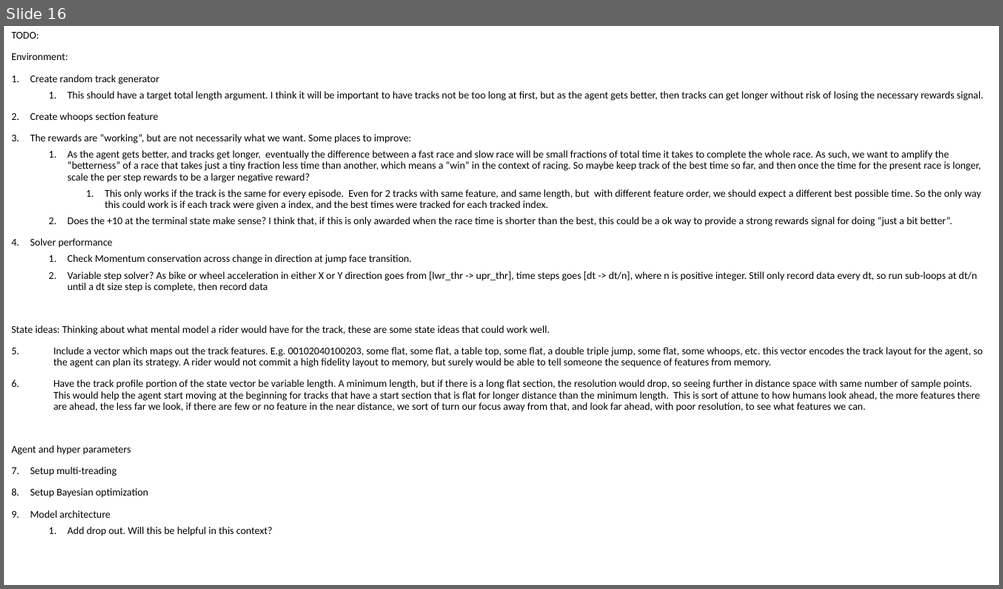
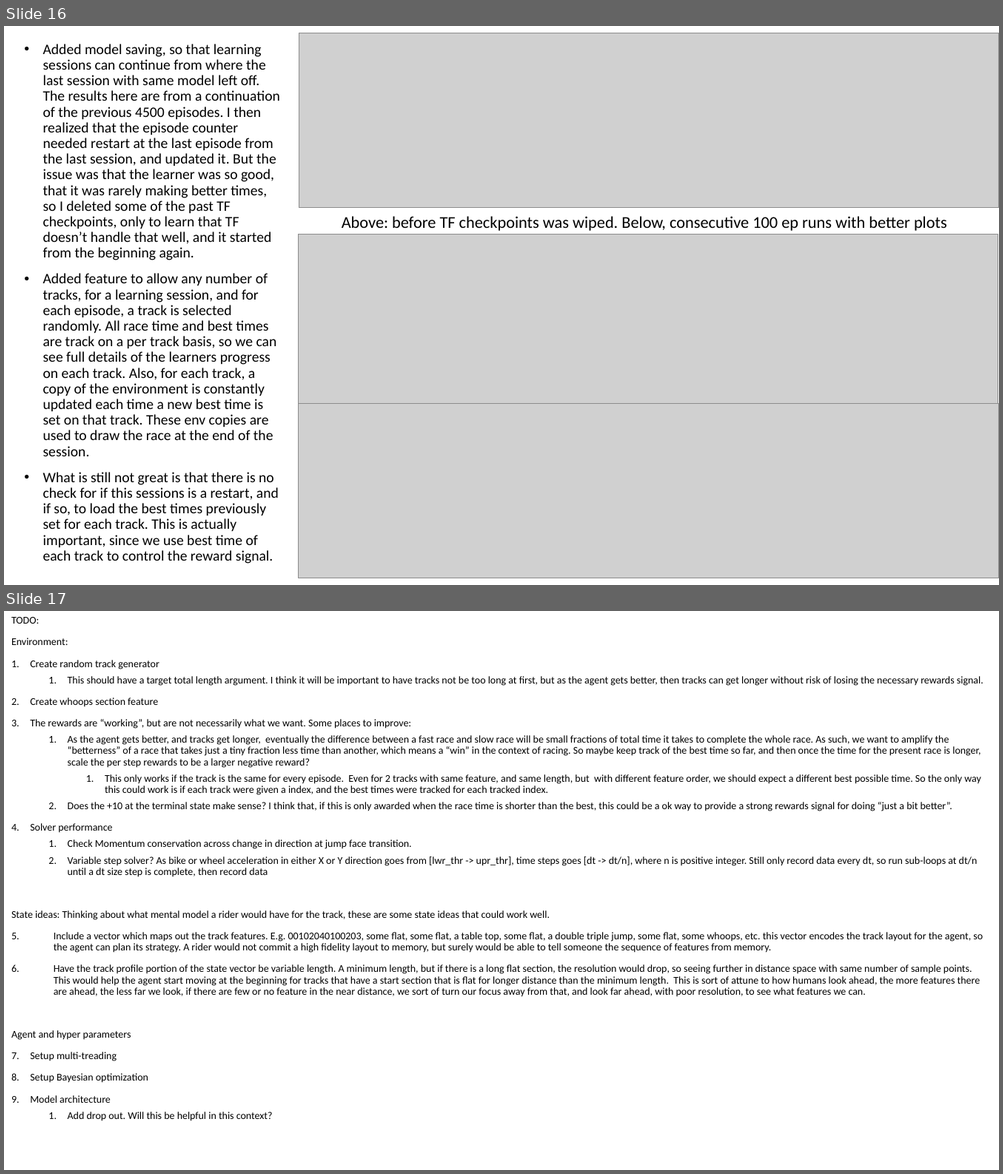
Before and after one commit to albensteinFMBA/Analytics-Demo, a slide deck: supercross_learner/supercross_project_readme.pptx. Shown one above the other, each under a label of ours: slide 16 before the commit, slides 16 and 17 after it. The pictures are 1003x589 and 1003x1174 pixels, drawn with LibreOffice and Linux fonts; fonts in the diff are those of the drawing; grey boxes stand for pictures. Boxes give left, top, right and bottom in pixels: in the first picture for what was removed or moved away, otherwise in the second. Text is boxed around its words. In the diff, an @@ line names an element or a change of style, - is before the commit and + after.

Commit message:
improve episode number tracking and "end of session" plotting

```diff
--- a/supercross_learner/supercross_project_readme.pptx
+++ b/supercross_learner/supercross_project_readme.pptx
@@ slide 16 added at <box>4,26,999,585</box>, background #FFFFFF @@
@@ text added at <box>43,44,280,564</box>, 14 pt, text #000000 @@
+• Added model saving, so that learning sessions can continue from where the last session with same model left off. The results here are from a continuation of the previous 4500 episodes. I then realized that the episode counter needed restart at the last episode from the last session, and updated it. But the issue was that the learner was so good, that it was rarely making better times, so I deleted some of the past TF checkpoints, only to learn that TF doesn’t handle that well, and it started from the beginning again.
+• Added feature to allow any number of tracks, for a learning session, and for each episode, a track is selected randomly. All race time and best times are track on a per track basis, so we can see full details of the learners progress on each track. Also, for each track, a copy of the environment is constantly updated each time a new best time is set on that track. These env copies are used to draw the race at the end of the session.
+• What is still not great is that there is no check for if this sessions is a restart, and if so, to load the best times previously set for each track. This is actually important, since we use best time of each track to control the reward signal.
@@ picture added at <box>299,33,999,208</box> @@
@@ text added at <box>341,216,947,231</box>, 16 pt, text #000000 @@
+Above: before TF checkpoints was wiped. Below, consecutive 100 ep runs with better plots
@@ picture added at <box>298,235,998,404</box> @@
@@ picture added at <box>298,403,999,578</box> @@
@@ what was slide 16 is now slide 17 @@
```
Also in this commit, not shown: 2 other files.
